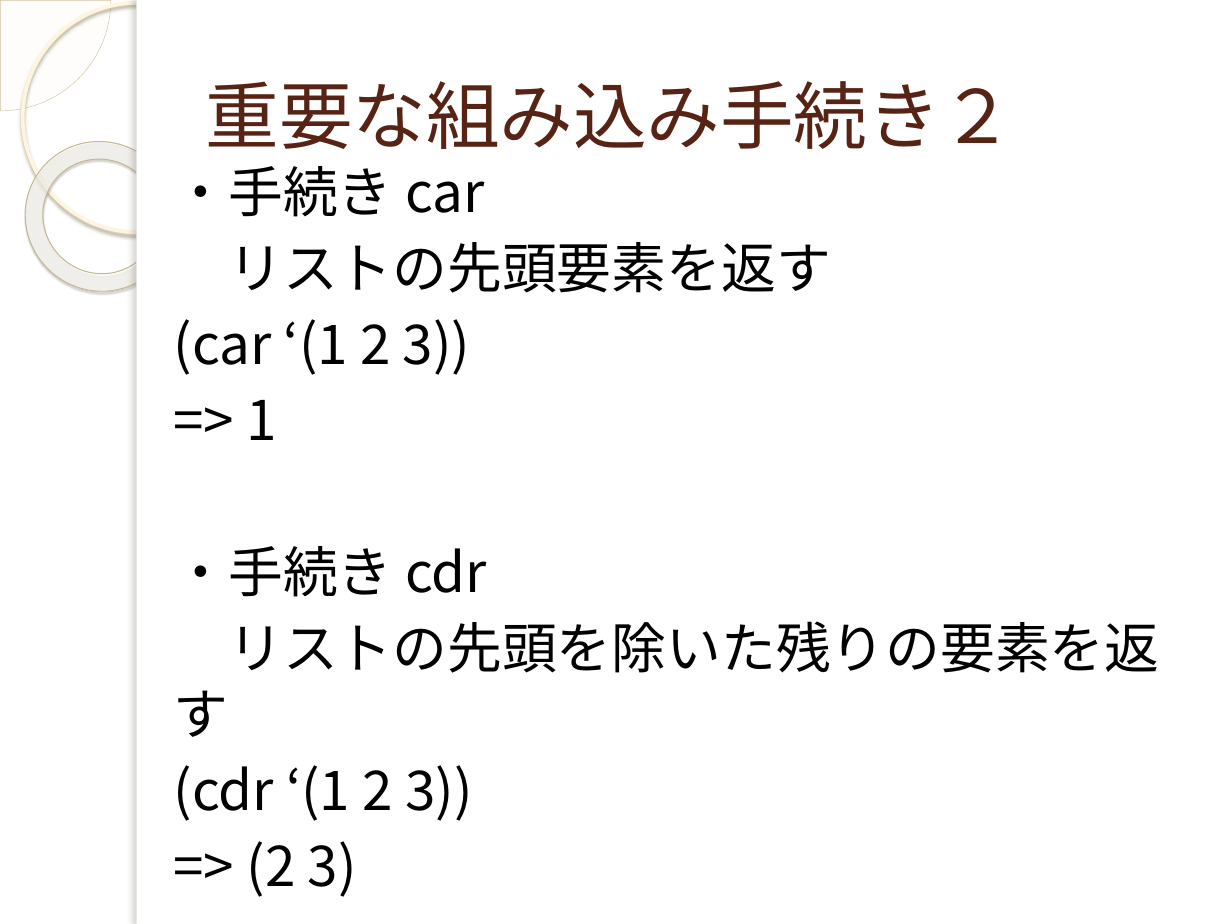
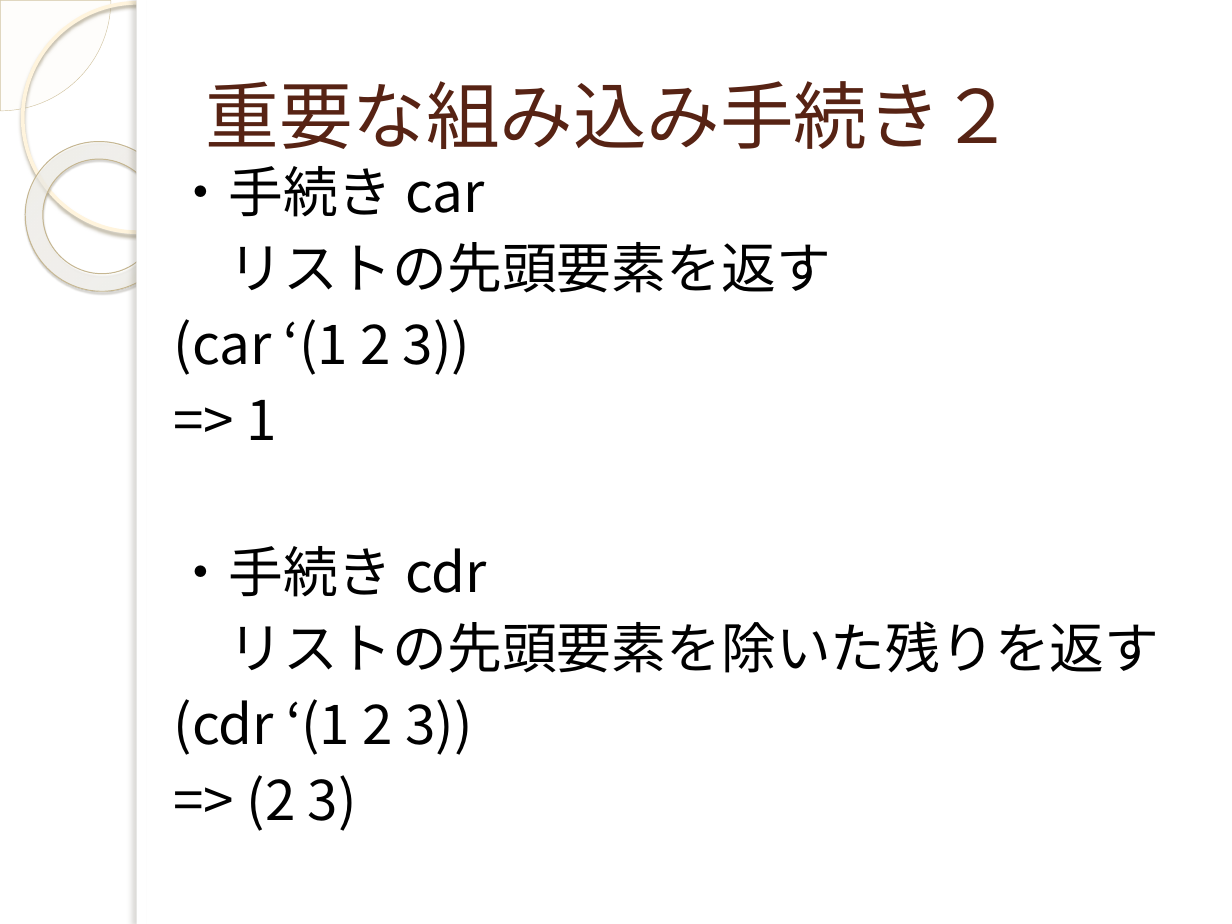
Before and after one commit to yuridonus/FEstudy, a slide deck: slide 19 of scheme.pptx (slide 24 before the commit). Drawn at 1232x924 pixels with LibreOffice and Linux fonts; fonts in the diff are those of the drawing; background and template pictures are left out. Boxes give left, top, right and bottom in pixels: in the first picture for what was removed or moved away, otherwise in the second. Text is boxed around its words. In the diff, an @@ line names an element or a change of style, - is before the commit and + after.

```diff
--- a/scheme.pptx
+++ b/scheme.pptx
@@ text at [228, 621, 1159, 673]: text changed @@
-リストの先頭を除いた残りの要素を返す
+リストの先頭要素を除いた残りを返す
```
Also in this commit, not shown: 18 other slides changed, 1 slide added, 6 slides removed, 3 other files.
